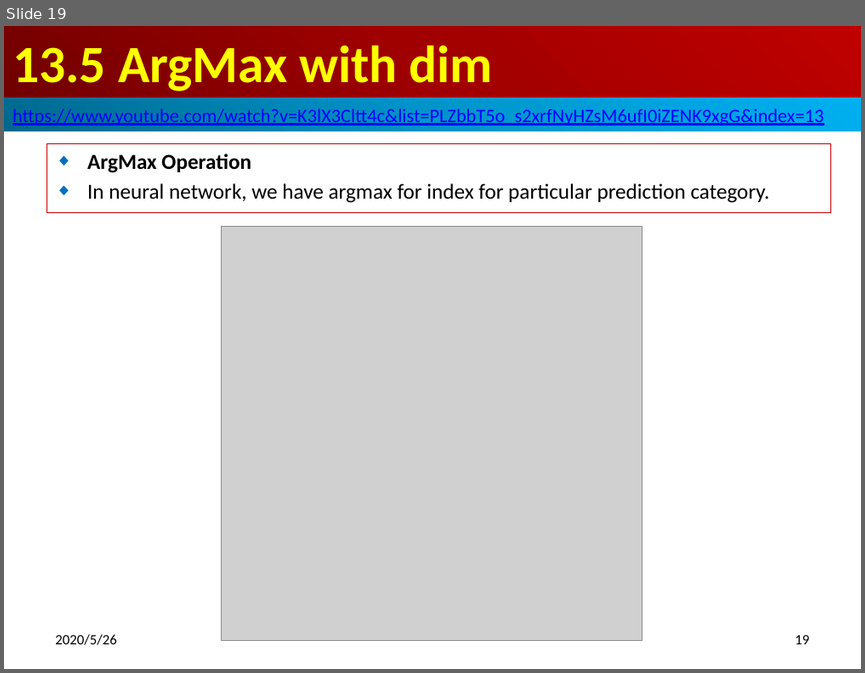
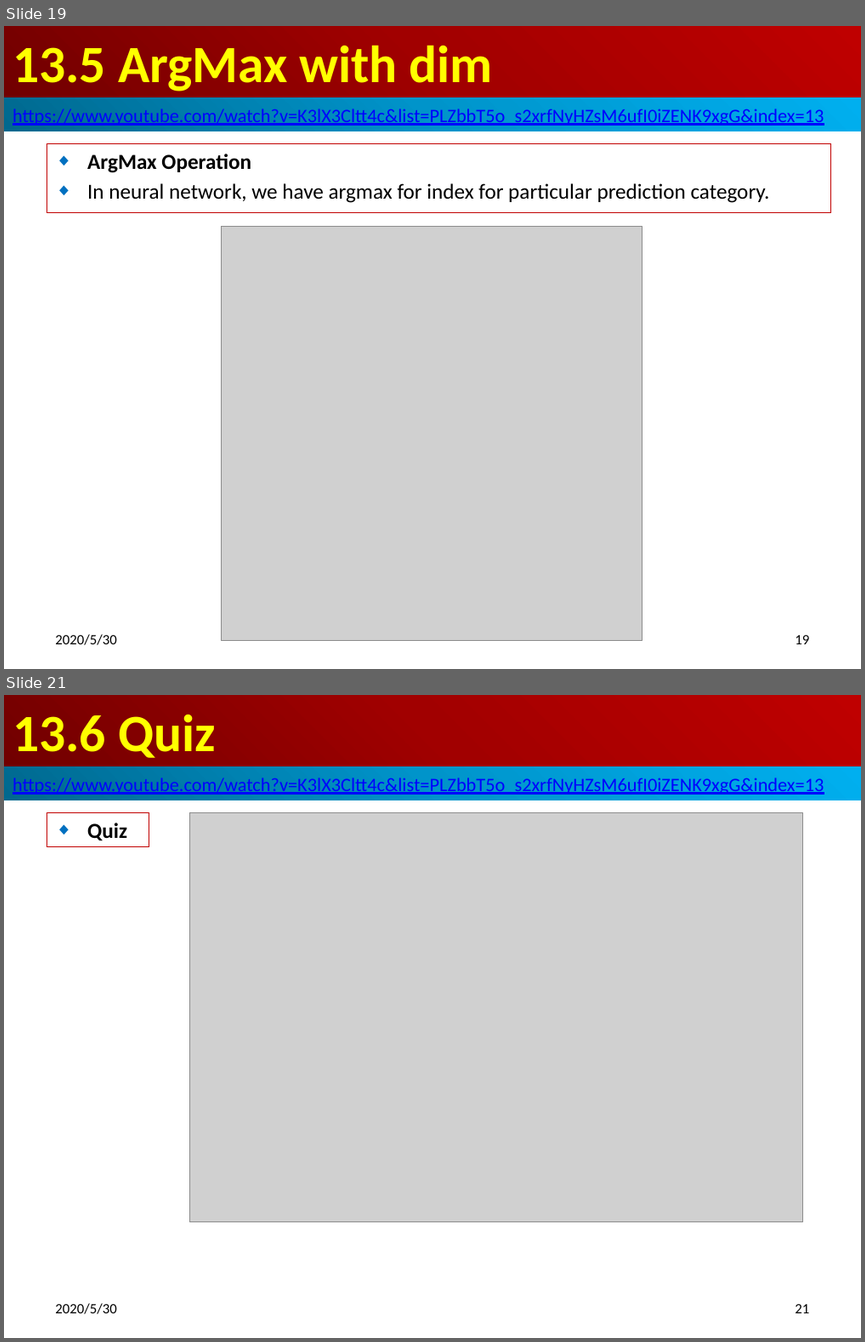
Before and after one commit to peterhchen/900_PyTorch, a slide deck: 13_ArgMaxReduction.pptx. Shown one above the other, each under a label of ours: slide 19 before the commit, slides 19 and 21 after it; the slides between them are not shown. The pictures are 865x673 and 865x1342 pixels, drawn with LibreOffice and Linux fonts; fonts in the diff are those of the drawing; grey boxes stand for pictures. Boxes give left, top, right and bottom in pixels: in the first picture for what was removed or moved away, otherwise in the second. Text is boxed around its words. In the diff, an @@ line names an element or a change of style, - is before the commit and + after.

Commit message:
Quiz

```diff
--- a/13_ArgMaxReduction.pptx
+++ b/13_ArgMaxReduction.pptx
@@ slide 21 added at bbox=[4, 695, 861, 1338], background #FFFFFF @@
@@ title added at bbox=[4, 695, 861, 767], fill gradient #720000 to #A20000 to #C00000, 44 pt, text #FFFF00, bold @@
+13.6 Quiz
@@ rectangle added at bbox=[4, 767, 861, 800], fill gradient #00688E to #0094CA to #00B0F0, 16 pt, text #0000FF, underline @@
+https://www.youtube.com/watch?v=K3lX3Cltt4c&list=PLZbbT5o_s2xrfNyHZsM6ufI0iZENK9xgG&index=13
@@ subtitle added at bbox=[46, 812, 148, 845], outline #C00000 0.75 pt, 18 pt, text #000000, bold @@
+◆ Quiz
@@ picture added at bbox=[190, 813, 803, 1222] @@
@@ text added at bbox=[55, 1303, 116, 1314], 12 pt, text #000000 @@
+2020/5/30
@@ page number added at bbox=[794, 1304, 809, 1313], 12 pt, text #000000 @@
+21
@@ slide 19 changed as well @@
@@ text at bbox=[55, 634, 116, 645]: text changed @@
-2020/5/26
+2020/5/30
```
Also in this commit, not shown: 19 other slides changed, 4 other slides added, 9 other files.
